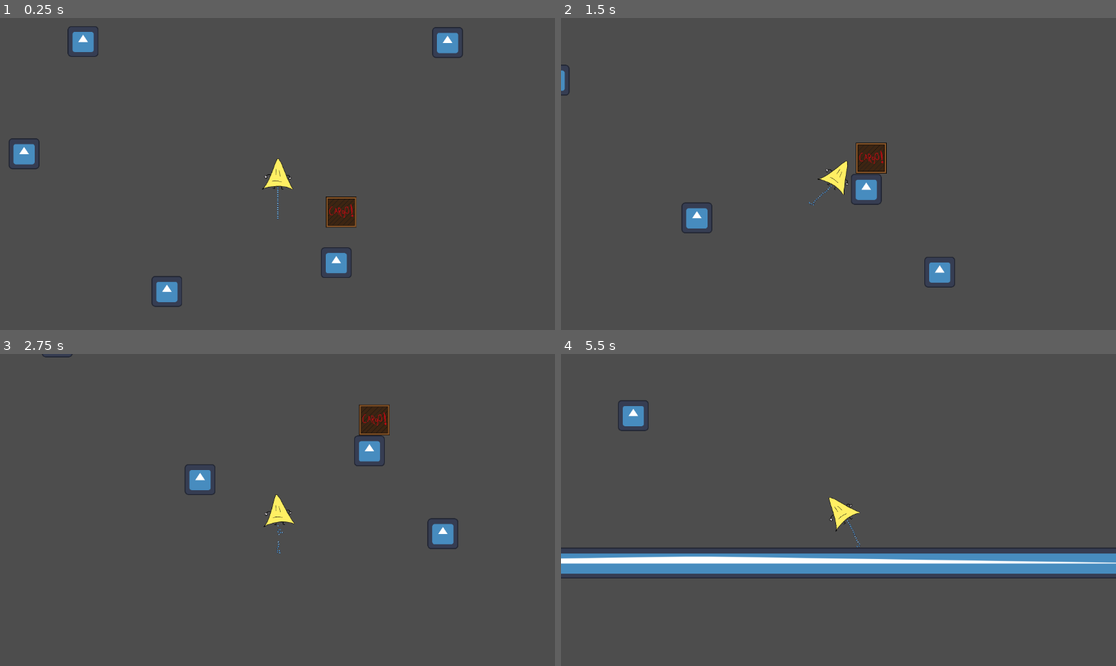
Above: before the commit, frames 1-4 (two rows, left to right).
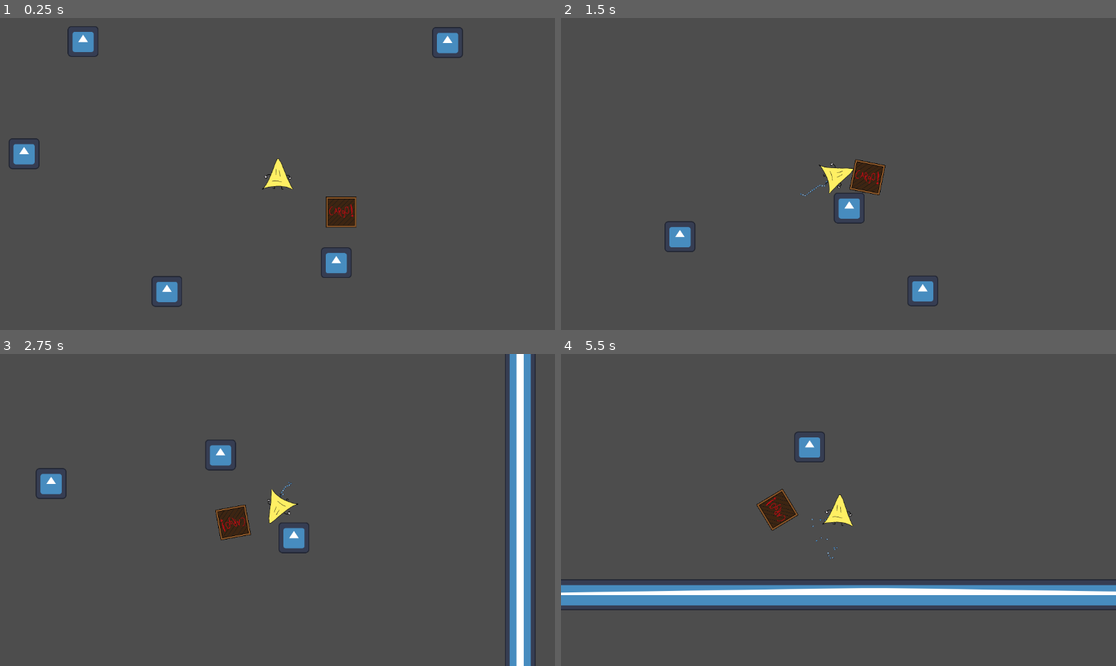
Above: after the commit, the same moments.

Repository: badfetus/space-postal-service
Game: Godot game, scene res://play_scene.tscn
Two runs of this game, one before a commit and one after it. Both use one fixed random seed, a clock stepped at 60 frames per second and the inputs below. The engine's default icon, where the game draws it, is replaced by a stand-in: a white triangle on a blue panel in a dark square.
Inputs:
- Up to frame 1 (0.25 s): no input
- Up to frame 2 (1.5 s): hold Right (Right) 0.53-1.28 s; hold Space (Boost) 0.53-1.28 s; hold Left (Left) from 1.28 s (still down); tap Space (Boost) at 1.35 s
- Up to frame 3 (2.75 s): release Left (Left) at 2.03 s; hold Right (Right) from 2.03 s (still down); hold Space (Boost) from 2.03 s (still down)
- Up to frame 4 (5.5 s): release Space (Boost) at 2.78 s; tap Space (Boost) at 2.85, 4.35 s; release Right (Right) at 3.53 s; hold Space (Boost) 3.53-4.28 s; hold Left (Left) from 3.53 s (still down); hold Space (Boost) from 5.03 s (still down)

The runs differ from the first frame. In frame 1, less than 0.1% of the frame differs, in the area x 49-51%, y 54-65%; in frame 2, 2.8%; in frame 3, 7.9%; in frame 4, 16%, in the area x 0-100%, y 14-83%.

Commit message:
improved cargo pickup

Diff:
--- a/player/player.gd
+++ b/player/player.gd
@@ -5,7 +5,6 @@
 
 var ropeLength = 15
 var PIECE = preload("res://ropelink.tscn")
-var lastrope
 
 func _ready():
 	contact_monitor = true
@@ -13,10 +12,6 @@
 	angular_damp = 5 #stop rotation in 0.2s
 	connect("body_entered", on_collision)
 
-	var parent = self
-	for i in ropeLength:
-		parent = addPiece(parent, i)
-	lastrope = parent
 
 func _physics_process(delta):
 	if Input.is_action_pressed("Boost"):
@@ -27,24 +22,27 @@
 var attached = false
 func on_collision(body):
 	if body.is_in_group("cargo"):
-		if(!attached):
-			print("handling cargo")
-			attached = true
-			handleCargo(body)
-	pass
+		handleCargo(body)
 
 func handleCollisions():
 	var velocity_change = saved_velocity - linear_velocity
 	if(velocity_change.length() > 1500):
-		print("collision: ", velocity_change.length())
+		print("dead, collision speed: ", velocity_change.length())
 	saved_velocity = linear_velocity
 
-func handleCargo(body):
-	var joint = lastrope.get_node("ropeconnect/joint")
-	joint.add_child(body)
-	joint.node_a = lastrope.get_path()
-	joint.node_b = body.get_path()
-	body.position = joint.position
+func handleCargo(cargo: RigidBody2D):
+	if(!attached && linear_velocity.length() < 1000):
+		attached = true
+		var parent = self
+		for i in ropeLength:
+			parent = addPiece(parent, i)
+
+		var joint = parent.get_node("ropeconnect/joint")
+		cargo.global_position = joint.global_position
+		joint.add_child(cargo)
+		joint.node_a = parent.get_path()
+		joint.node_b = cargo.get_path()
+
 
 func addPiece(parent, i):
 	print(i)
--- a/player/player.tscn
+++ b/player/player.tscn
@@ -22,4 +22,4 @@
 zoom = Vector2(0.5, 0.5)
 
 [node name="ship" type="CollisionPolygon2D" parent="."]
-polygon = PackedVector2Array(0, -64, 64, 64, -64, 64)
+polygon = PackedVector2Array(0, -64, 64, 64, 0, 24, -64, 64)
--- /dev/null
+++ b/rope/ropelink.tscn
@@ -0,0 +1,23 @@
+[gd_scene load_steps=3 format=3 uid="uid://bh8dnns5kafns"]
+
+[ext_resource type="Texture2D" uid="uid://bdqiy5mgxrak3" path="res://icon.svg" id="1_csbef"]
+
+[sub_resource type="CapsuleShape2D" id="CapsuleShape2D_xa3en"]
+height = 20.0
+
+[node name="link" type="RigidBody2D"]
+position = Vector2(0, 9)
+collision_layer = 2
+collision_mask = 0
+mass = 0.01
+
+[node name="ropeconnect" type="CollisionShape2D" parent="."]
+shape = SubResource("CapsuleShape2D_xa3en")
+
+[node name="joint" type="PinJoint2D" parent="ropeconnect"]
+bias = 0.9
+softness = 0.1
+
+[node name="Sprite2D" type="Sprite2D" parent="."]
+scale = Vector2(0.05, 0.05)
+texture = ExtResource("1_csbef")
